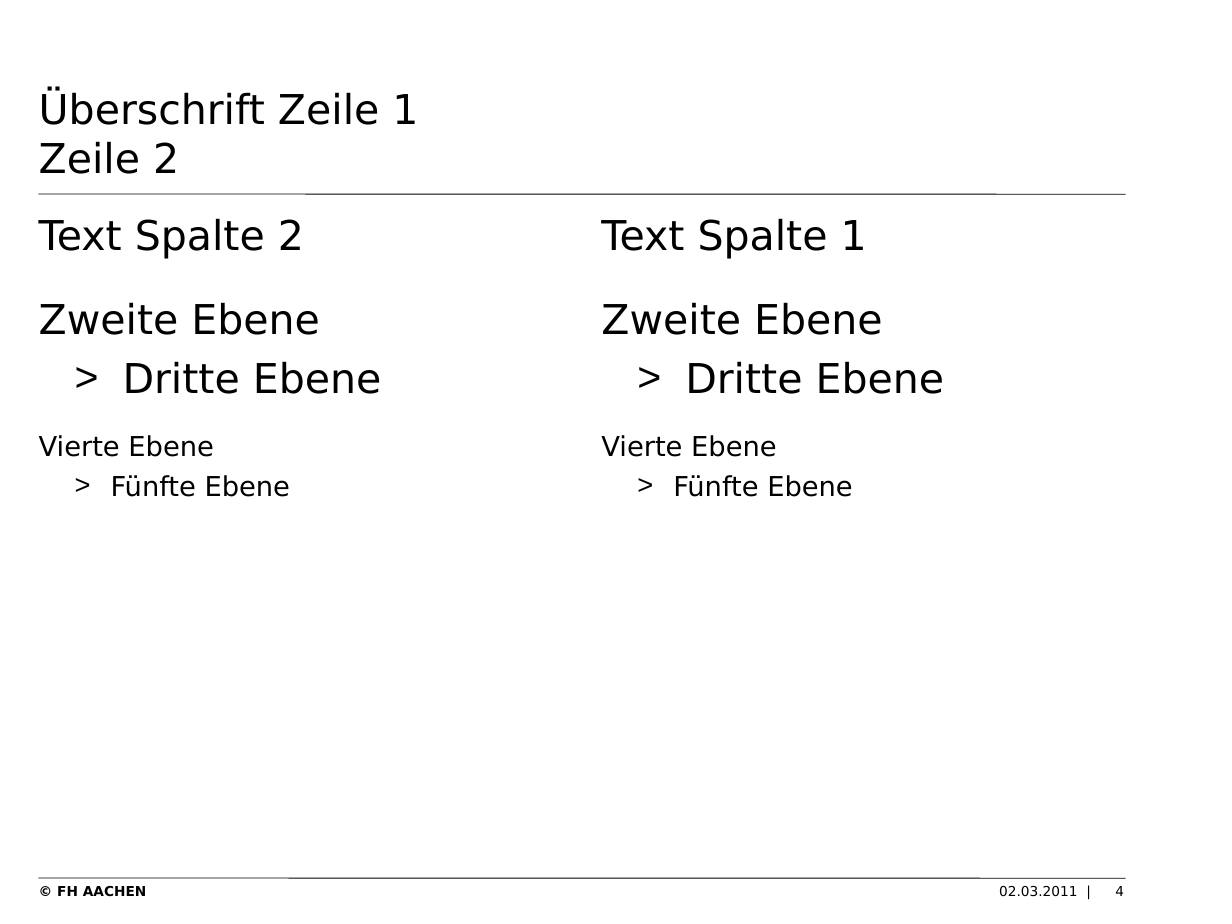
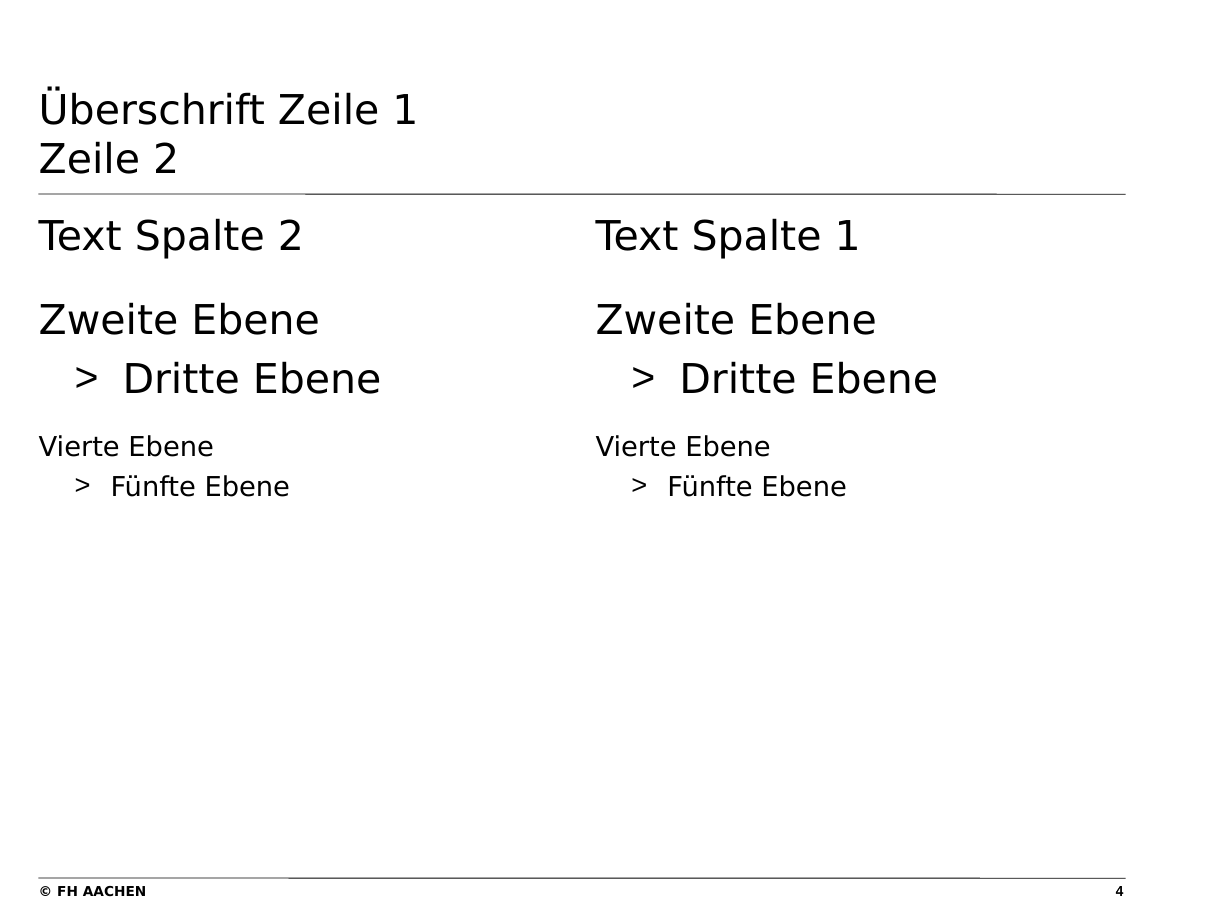
Before and after one commit to tfassbender/deep_learning_team_rnn, a slide deck: slide 4 of fh_corporate_design.odp. Drawn at 1232x924 pixels with LibreOffice and Linux fonts; fonts in the diff are those of the drawing; background and template pictures are left out. Boxes give left, top, right and bottom in pixels: in the first picture for what was removed or moved away, otherwise in the second. Text is boxed around its words. In the diff, an @@ line names an element or a change of style, - is before the commit and + after.

```diff
--- a/fh_corporate_design.odp
+++ b/fh_corporate_design.odp
@@ text "Text Spalte 1": place and size @@
-text "Text Spalte 1" at <box>601,218,945,497</box>
+text "Text Spalte 1" at <box>596,218,939,497</box>
@@ text removed at <box>999,886,1078,897</box> @@
-02.03.2011 |
@@ page number added at <box>1084,882,1125,898</box>, 8 pt, text #000000 @@
+4
```
Also in this commit, not shown: 4 other slides changed, 1 other file.
